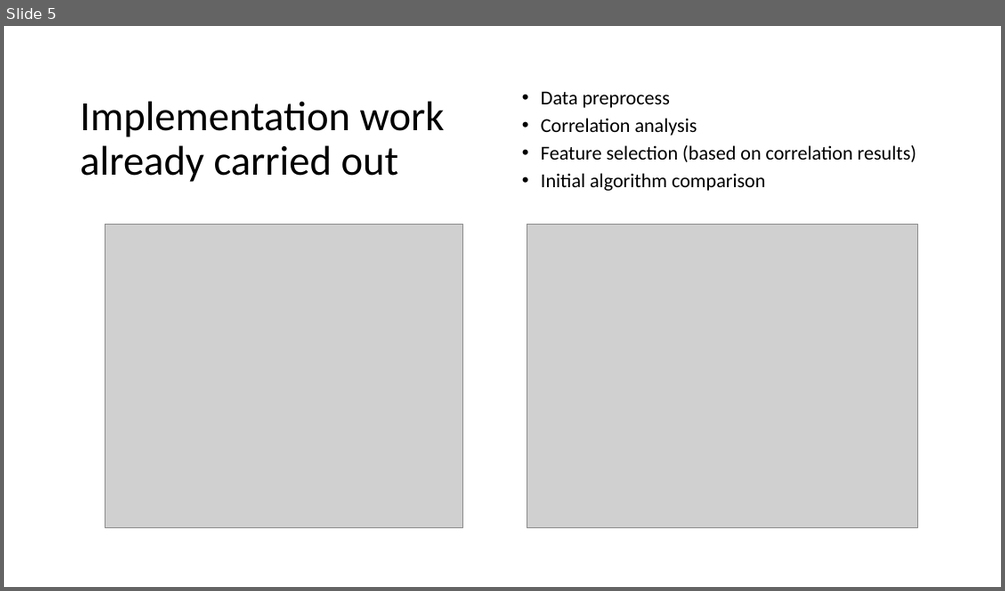
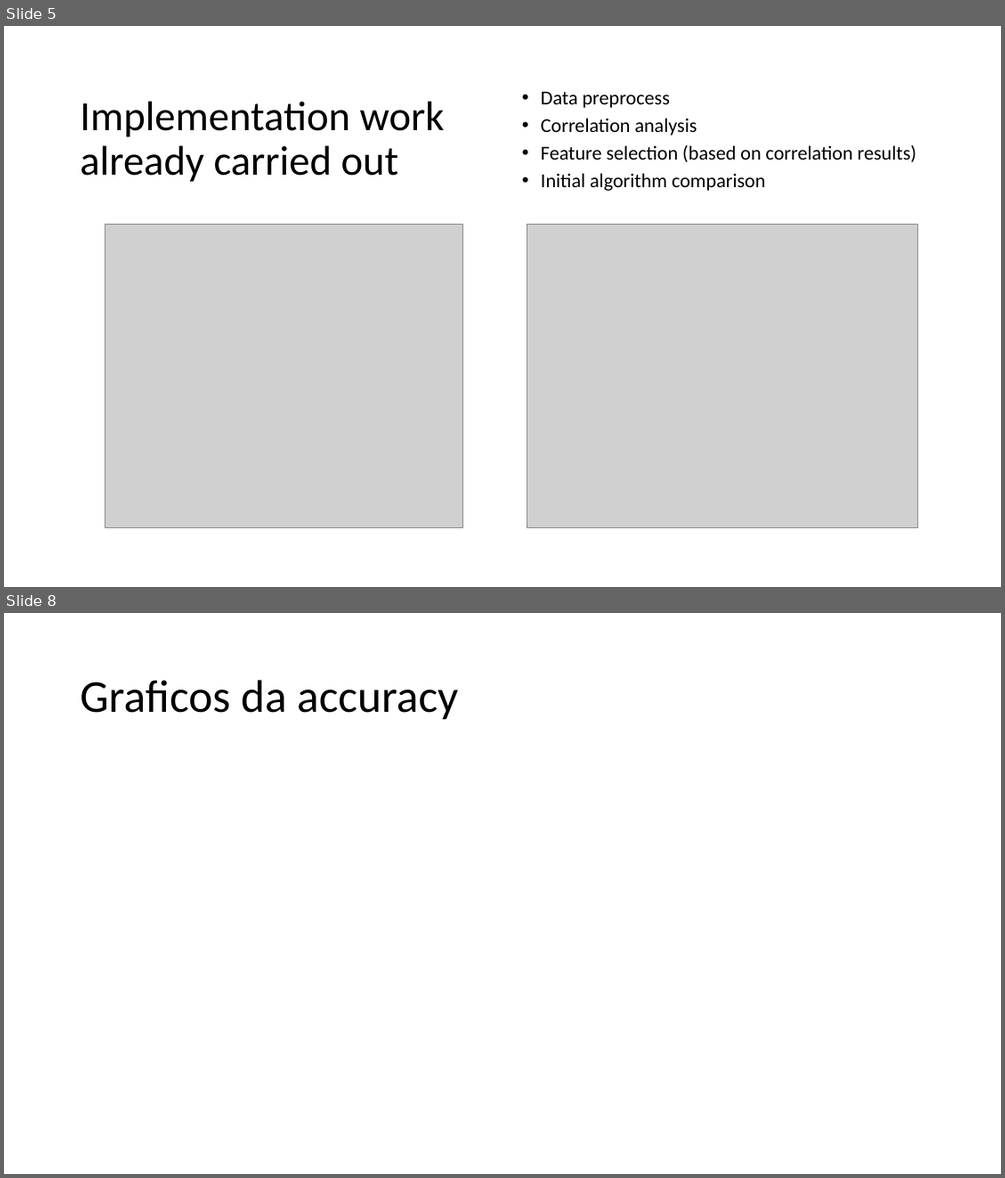
Before and after one commit to afs202005277/HeartDiseasePrediction, a slide deck: Supervised Learning.pptx. Shown one above the other, each under a label of ours: slide 5 before the commit, slides 5 and 8 after it; the slides between them are not shown. The pictures are 1005x591 and 1005x1178 pixels, drawn with LibreOffice and Linux fonts; fonts in the diff are those of the drawing; grey boxes stand for pictures. Boxes give left, top, right and bottom in pixels: in the first picture for what was removed or moved away, otherwise in the second. Text is boxed around its words. In the diff, an @@ line names an element or a change of style, - is before the commit and + after.

```diff
--- a/Supervised Learning.pptx
+++ b/Supervised Learning.pptx
@@ slide 8 added at box(4, 613, 1001, 1174), background #FFFFFF @@
@@ title added at box(80, 680, 458, 720), 44 pt, text #000000 @@
+Graficos da accuracy
```
Also in this commit, not shown: 4 other slides added, 1 other file.
